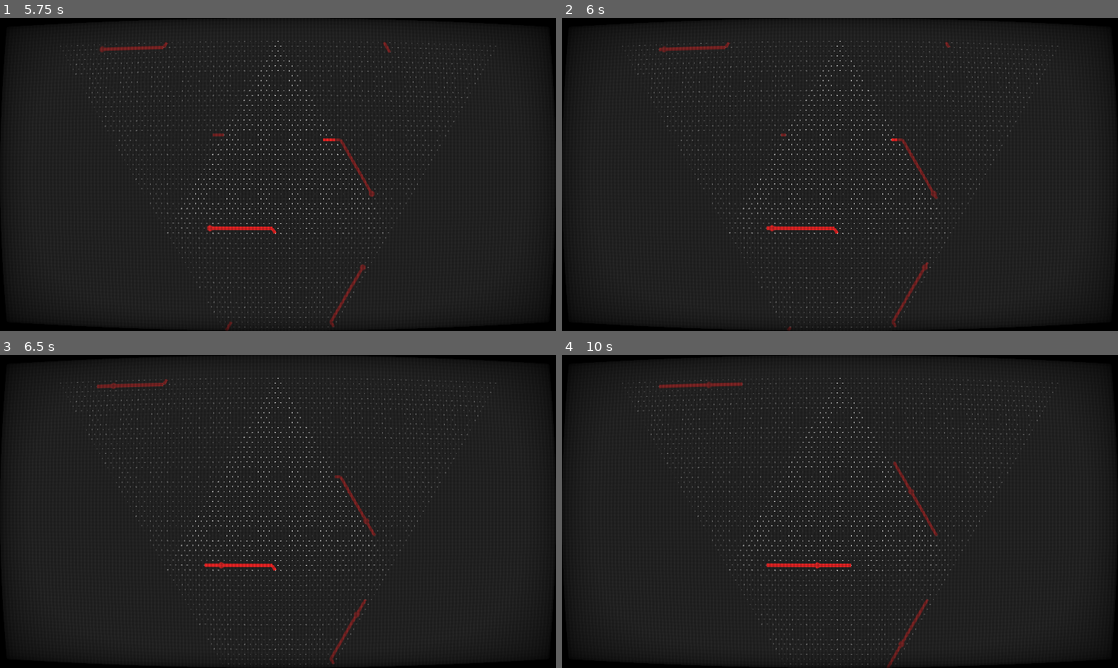
Above: before the commit, frames 1-4 (two rows, left to right).
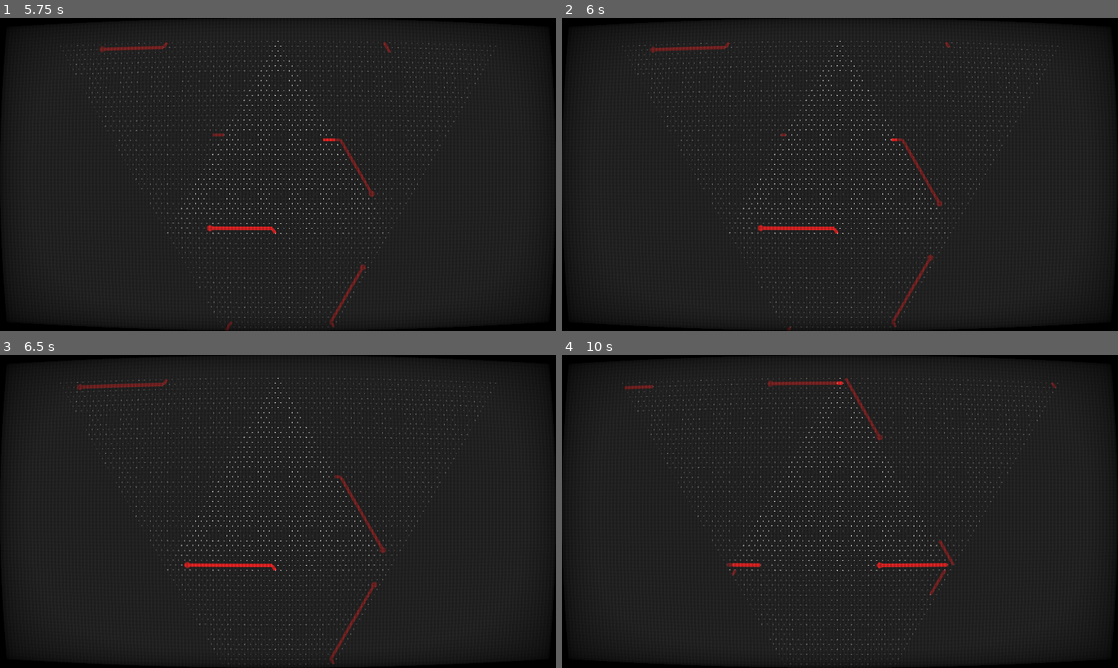
Above: after the commit, the same moments.

Repository: notapixelstudio/kaleidosnake
Game: Godot game, scene res://World.tscn
The game is run twice, just before and just after one commit, with the same random seed, the same clock (stepped at 60 frames per second) and the same inputs.
Inputs:
- Up to frame 1 (5.75 s): hold Right (ui_right) 0.53-1.28 s; hold Down (ui_down) 1.28-2.03 s; tap Enter at 2 s; hold Right (ui_right) 2.03-2.78 s; tap Space at 2.75 s; hold Up (ui_up) 2.78-3.53 s; hold Left (ui_left) 3.53-5.03 s; hold Down (ui_down) from 5.03 s (still down)
- Up to frame 2 (6 s): tap Enter at 5.75 s; release Down (ui_down) at 5.78 s; hold Right (ui_right) from 5.78 s (still down)
- Up to frame 3 (6.5 s): keep holding Right (ui_right)
- Up to frame 4 (10 s): tap Space at 6.5, 8.75 s; release Right (ui_right) at 6.53 s; hold Up (ui_up) 6.53-7.28 s; tap Enter at 7.25 s; hold Right (ui_right) 7.28-8.03 s; hold Down (ui_down) 8.03-8.78 s; hold Left (ui_left) 8.78-9.53 s; hold Up (ui_up) from 9.53 s (still down)

Frame 1 is identical in both runs. In frame 2, 0.1% of the frame differs, in the area x 15-69%, y 8-81%; in frame 3, 0.2%; in frame 4, 1.4%, in the area x 11-89%, y 7-100%.

Commit message:
skeleton for collision in grid

Diff:
--- a/Snake.gd
+++ b/Snake.gd
@@ -7,6 +7,8 @@
 var tail = []
 
 var world
+signal dead
+enum DIR {RIGHT, DOWNRIGHT, DOWNLEFT, LEFT, UPLEFT, UPRIGHT}
 
 var directions = [
 	Vector2(0, 1), # 0 right
@@ -21,23 +23,29 @@
 	if Input.is_action_pressed("ui_right") and not(Input.is_action_pressed("ui_left")):
 		if Input.is_action_pressed("ui_up"):
 			print('Up Right')
-			dir = 5
+			if not dir == 2:
+				dir = 5
 		elif Input.is_action_pressed("ui_down"):
 			print('Down Right')
-			dir = 1
+			if not dir == 4:
+				dir = 1
 		else:
 			print('Right')
-			dir = 0
+			if not dir == 3:
+				dir = 0
 	elif not(Input.is_action_pressed("ui_right")) and Input.is_action_pressed("ui_left"):
 		if Input.is_action_pressed("ui_up"):
 			print('Up Left')
-			dir = 4
+			if not dir == 1:
+				dir = 4
 		elif Input.is_action_pressed("ui_down"):
 			print('Down Left')
-			dir = 2
+			if not dir == 5:
+				dir = 2
 		else:
 			print('Left')
-			dir = 3
+			if not dir == 0:
+				dir = 3
 
 func rotate_direction():
 	dir = (dir + 4) % len(directions)
@@ -53,7 +61,8 @@
 
 	tail.append(cell)
 	if len(tail) > size:
-		tail.pop_front()
+		var to_be_removed = tail.pop_front()
+		world.remove_cell(to_be_removed)
 
 	for segment in $Tail.get_children():
 		segment.free()
@@ -68,3 +77,7 @@
 			pass
 		else:
 			line.points = PoolVector2Array([world.ij2xy(tail[i]), world.ij2xy(tail[i+1])])
+
+	if world.check_cell(cell).type == "snake":
+		emit_signal("dead")
+	world.add_cell(cell, "snake")
--- a/World.gd
+++ b/World.gd
@@ -56,12 +56,18 @@
 
 	update_snake_position()
 
-
 	ticks += 1
 	if ticks % 4 == 0:
 		snake.size += 1
 
 var wrapping : bool  = false
+
+func remove_cell(removed_cell):
+	grid[removed_cell.x][removed_cell.y].type = "empty"
+
+func add_cell(cell, what):
+	grid[cell.x][cell.y].type = what
+
 func update_snake_position():
 	var i = int(snake.cell[0])
 	var j = int(snake.cell[1])
